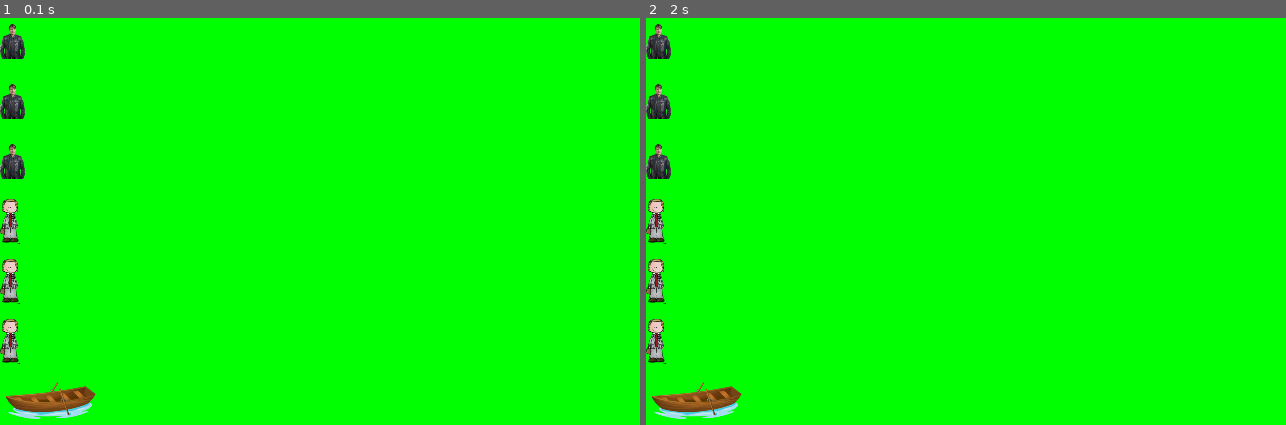
Above: before the commit, frames 1-2 (left to right).
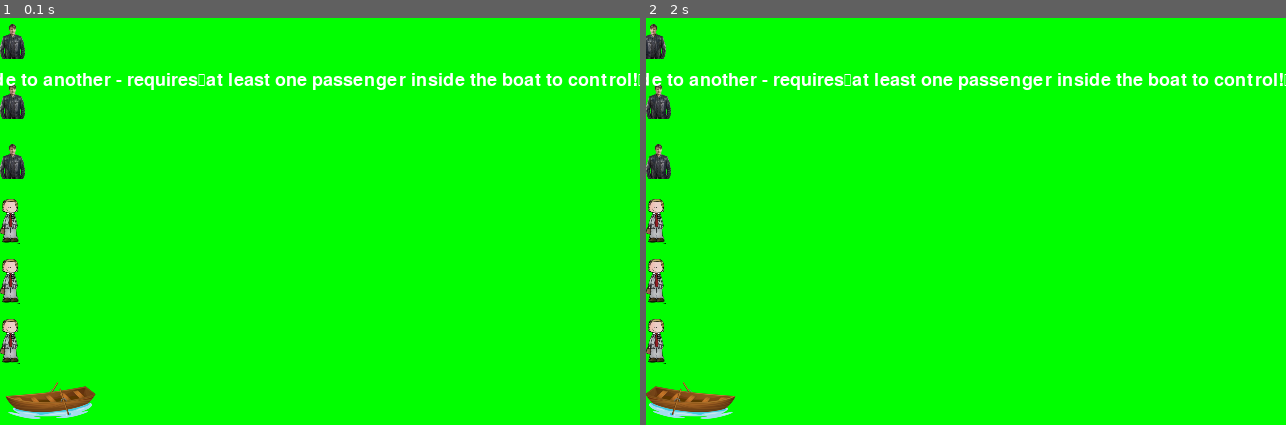
Above: after the commit, the same moments.

Repository: AnArchoz/pythonHomework
Game: pygame game, started from Miss&CannGame.py
The game is run twice, just before and just after one commit, with the same random seed, the same clock (stepped at 60 frames per second) and the same inputs.
Inputs:
- Up to frame 1 (0.1 s): no input
- Up to frame 2 (2 s): tap C at 0.33 s; tap Space at 1.67 s

The runs differ from the first frame. In frame 1, 1.5% of the frame differs, in the area x 0-100%, y 13-18%; in frame 2, 2.3%, in the area x 0-100%, y 1-99%.

Commit message:
final attempt, not fully working.

Diff:
--- a/Miss&CannGame.py
+++ b/Miss&CannGame.py
@@ -43,18 +43,20 @@
 FERRY_STEP = -5
 
 # INITIAL ACTOR STATE; ALL 6 ACTORS ON THE LEFT SIDE OF THE RIVER
-startLineup = [[cann1, cann2, cann3], [miss1, miss2, miss3, boat]]
-otherSide = [[], []]
+startLineup = [[cann1, cann2, cann3], [miss1, miss2, miss3], [boat]]
+otherSide = [[], [], []]
 
 # HAHA OVER-THINKING LEADS TO FUNNY THINGS
 ferry = [boat]
 
 # GAME GRAPH TREE WITH ALL PLAYABLE POSSIBILITIES
-# NOT VERY READABLE AND NOT IN ORDER,
+# NOT VERY READABLE AND NOT FULLY IN ORDER,
 gameGraph = getattr(Resources, "graph")
 
 # INITIAL GAME STATE, ALL ACTORS ON THE LEFT SIDE OF THE RIVER
 gameState = "3, 3, 0, 0, 0"
+
+action = ""
 
 
 def getKey():
@@ -78,6 +80,7 @@
 
     global gameState
     global ferry
+    global action
 
     if key in gameGraph[gameState]:
         if key == "c" or key == "m":
@@ -86,11 +89,13 @@
             else:
                 return
         elif key == " ":
+            print(ferry)
             if len(ferry) > 1:
-                moveBoat(ferry)
+                action = "ferry"
         elif key == "e":
             emptyBoat()
 
+        print(action)
         gameState = gameGraph[gameState][key]
         print(gameState)
 
@@ -98,10 +103,6 @@
         action = "failure"
     elif gameGraph[gameState] == "success":
         action = "success"
-    else:
-        action = "listen"
-
-    return action
 
 
 def fillBoat(key):
@@ -110,12 +111,12 @@
     global ferry
 
     if key == "c":
-        if boat in startLineup:
+        if boat in startLineup[2]:
             if any(cannibal in startLineup[0] for cannibal in CANNIBALS):
                 cann = random.choice(startLineup[0])
                 startLineup[0].remove(cann)
                 ferry.append(cann)
-        elif boat in otherSide:
+        else:
             if any(cannibal not in startLineup[0]
                    and cannibal not in ferry
                    for cannibal in CANNIBALS):
@@ -124,12 +125,12 @@
                 ferry.append(cann)
 
     elif key == "m":
-        if boat in startLineup:
+        if boat in startLineup[2]:
             if any(missionary in startLineup[1] for missionary in MISSIONARIES):
                 miss = random.choice(startLineup[1])
                 startLineup[1].remove(miss)
                 ferry.append(miss)
-        elif boat in otherSide:
+        else:
             if any(missionary not in startLineup[1]
                    and missionary not in ferry
                    for missionary in MISSIONARIES):
@@ -144,21 +145,22 @@
     if boat in startLineup:
         for actor in ferry:
             if actor is not boat:
+                ferry.remove(actor)
+
                 if actor in CANNIBALS:
                     startLineup[0].append(actor)
                 elif actor in MISSIONARIES:
                     startLineup[1].append(actor)
 
-                ferry.remove(actor)
     else:
         for actor in ferry:
             if actor is not boat:
+                ferry.remove(actor)
+
                 if actor in CANNIBALS:
                     otherSide[0].append(actor)
                 elif actor in MISSIONARIES:
                     otherSide[0].append(actor)
-
-                ferry.remove(actor)
 
 
 def drawWelcomeScreen():
@@ -172,24 +174,27 @@
 def moveBoat(passengers):
     """Moves the boat across the river
         containing between one or two passengers."""
-    for actor in passengers:
-        if boat in startLineup:
-            while actor["rect"].center is not BOAT_RIGHT[0]:
-                actor["rect"] = actor["rect"].move((FERRY_STEP, 0))
-
-            startLineup[1].remove(boat)
-            otherSide[1].append(boat)
+    done = False
+    if boat in startLineup[2]:
+        for actor in passengers:
+            actor["rect"] = actor["rect"].move((FERRY_STEP, 0))
+
             actor["surf"] = pygame.transform.flip(actor["surf"], True, False)
-        else:
-            while actor["rect"].center is not BOAT_LEFT[0]:
-                actor["rect"] = actor["rect"].move((-FERRY_STEP, 0))
-
-            otherSide[1].remove(boat)
-            startLineup[1].append(boat)
+            done = True
+
+        startLineup[2].remove(boat)
+        otherSide[2].append(boat)
+    else:
+        for actor in passengers:
+            actor["rect"] = actor["rect"].move((-FERRY_STEP, 0))
+
             actor["surf"] = pygame.transform.flip(actor["surf"], True, False)
-
-        window.blit(actor["surf"], actor["rect"])
-        pygame.display.flip()
+            done = True
+
+        otherSide[2].remove(boat)
+        startLineup[2].append(boat)
+
+    return done
 
 
 def failure():
@@ -201,7 +206,7 @@
     msg_box.center = arena.center
     window.blit(msg, msg_box)
     pygame.display.flip()
-    pygame.time.wait(2000)
+    pygame.time.wait(5000)
 
 
 def success():
@@ -214,7 +219,7 @@
     msg_box.center = arena.center
     window.blit(msg, msg_box)
     pygame.display.flip()
-    pygame.time.wait(2000)
+    pygame.time.wait(5000)
 
 
 def drawactors():
@@ -229,6 +234,7 @@
 def main():
     """Main game function, contains initialisations, game loop and logic."""
     global gameState
+    global action
 
     # CONTROLLER VARIABLE FOR GAME
     action = "listen"
@@ -237,9 +243,18 @@
     drawactors()
 
     while True:
+
+        print(action)
+
         if action == "listen":
             key = getKey()
-            action = handleKeys(key)
+            if key is not None:
+                handleKeys(key)
+
+        if action == "ferry":
+            done = moveBoat(ferry)
+            if done:
+                action = "listen"
 
         if action == "failure":
             failure()
@@ -254,7 +269,7 @@
         for actor in ACTORS:
             window.blit(actor["surf"], actor["rect"])
 
-        # drawWelcomeScreen()
+        drawWelcomeScreen()
         pygame.display.flip()
         fpsClock.tick(120)
 
--- a/Resources.py
+++ b/Resources.py
@@ -525,12 +525,23 @@
 
 "Welcome text for the game."
 # TODO: BREAK UP INTO MULTIPLE LINES
-WELCOME_TEXT = "Welcome to Missionaries and Cannibals! Your controls are: " \
-               "\nC-button: Place a cannibal inside the boat." \
-               "\nM-button: Place a missionary inside the boat." \
-               "\nSpace bar: Move the boat from one side to another - requires" \
-               "at least one passenger inside the boat to control!" \
-               "\nThe goal of the game is to transport all 6 characters to the other" \
-               "side of the river without the missionaries ever being out-numbered" \
-               "on any of the sides: then they will be eaten." \
-               "\n Good luck!"
+# ~ WELCOME_TEXT = "Welcome to Missionaries and Cannibals! Your controls are: " \
+               # ~ "\nC-button: Place a cannibal inside the boat." \
+               # ~ "\nM-button: Place a missionary inside the boat." \
+               # ~ "\nSpace bar: Move the boat from one side to another - requires" \
+               # ~ "at least one passenger inside the boat to control!" \
+               # ~ "\nThe goal of the game is to transport all 6 characters to the other" \
+               # ~ "side of the river without the missionaries ever being out-numbered" \
+               # ~ "on any of the sides: then they will be eaten." \
+               # ~ "\n Good luck!"
+
+WELCOME_TEXT = \
+"""Welcome to Missionaries and Cannibals! Your controls are:
+C-button: Place a cannibal inside the boat.
+M-button: Place a missionary inside the boat.
+Space bar: Move the boat from one side to another - requires
+at least one passenger inside the boat to control!
+The goal of the game is to transport all 6 characters to the other
+side of the river without the missionaries ever being out-numbered
+on any of the sides: then they will be eaten.
+Good luck!"""
